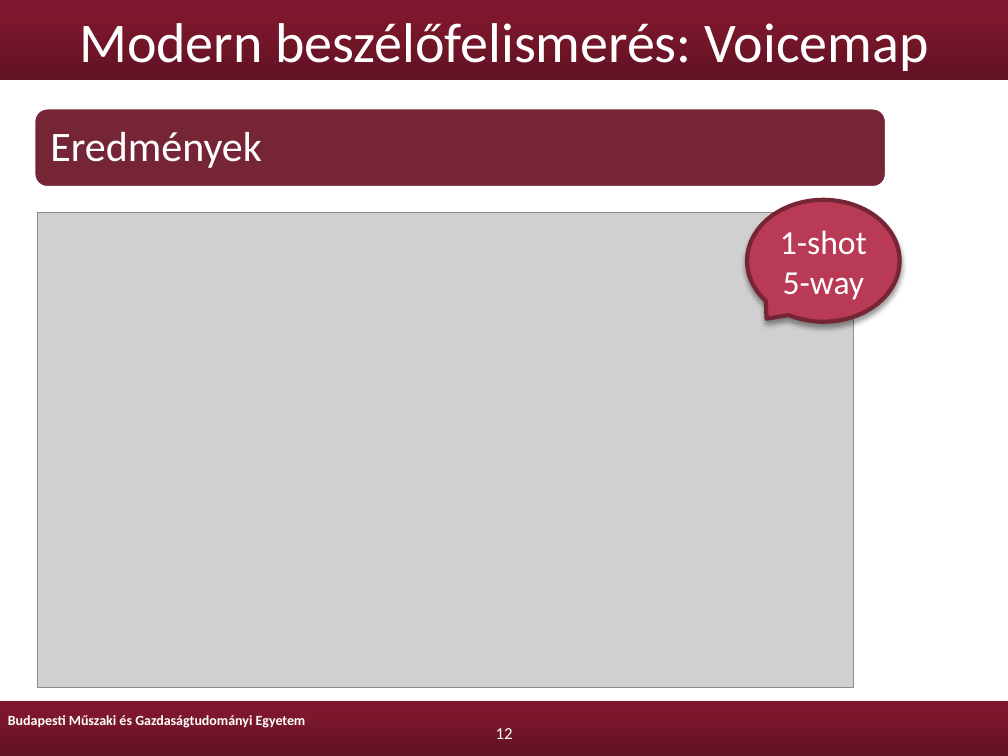
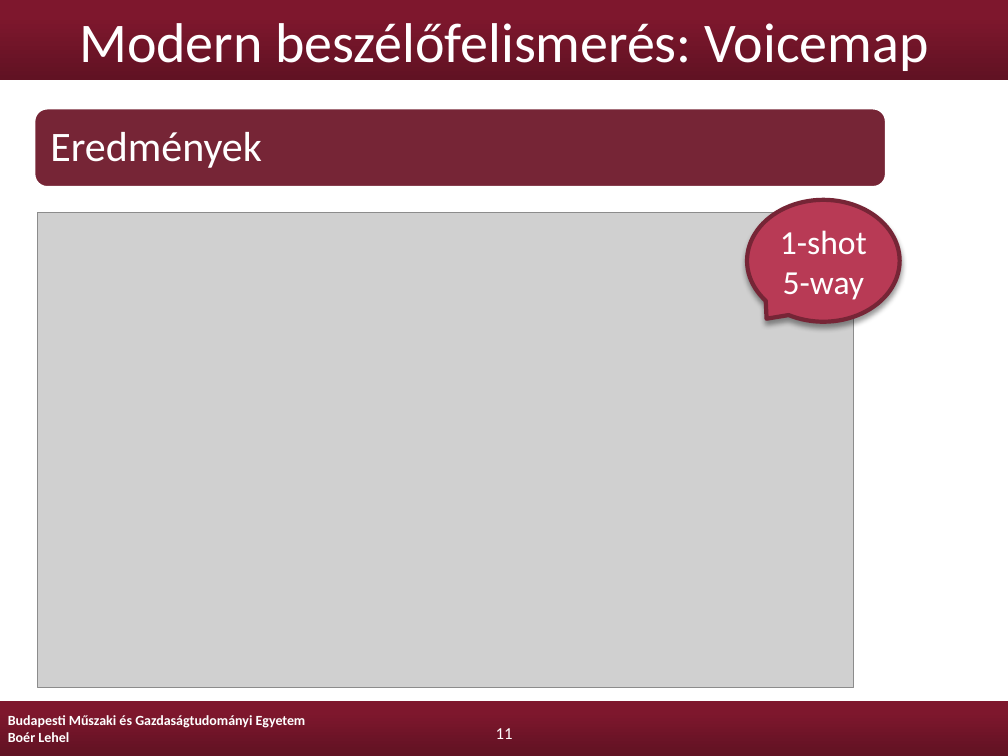
Before and after one commit to Lehel44/diploma, a slide deck: slide 11 of boer-lehel-msc-diplomaterv-prezentacio.pptx (slide 12 before the commit). Drawn at 1008x756 pixels with LibreOffice and Linux fonts; fonts in the diff are those of the drawing; grey boxes stand for pictures; background and template pictures are left out. Boxes give left, top, right and bottom in pixels: in the first picture for what was removed or moved away, otherwise in the second. Text is boxed around its words. In the diff, an @@ line names an element or a change of style, - is before the commit and + after.

```diff
--- a/boer-lehel-msc-diplomaterv-prezentacio.pptx
+++ b/boer-lehel-msc-diplomaterv-prezentacio.pptx
@@ text at (8,732,69,742): paragraph added @@
+Boér Lehel
@@ page number at (496,728,513,739): text changed @@
-12
+11
```
Also in this commit, not shown: 16 other slides changed, 1 slide added, 2 slides removed.
